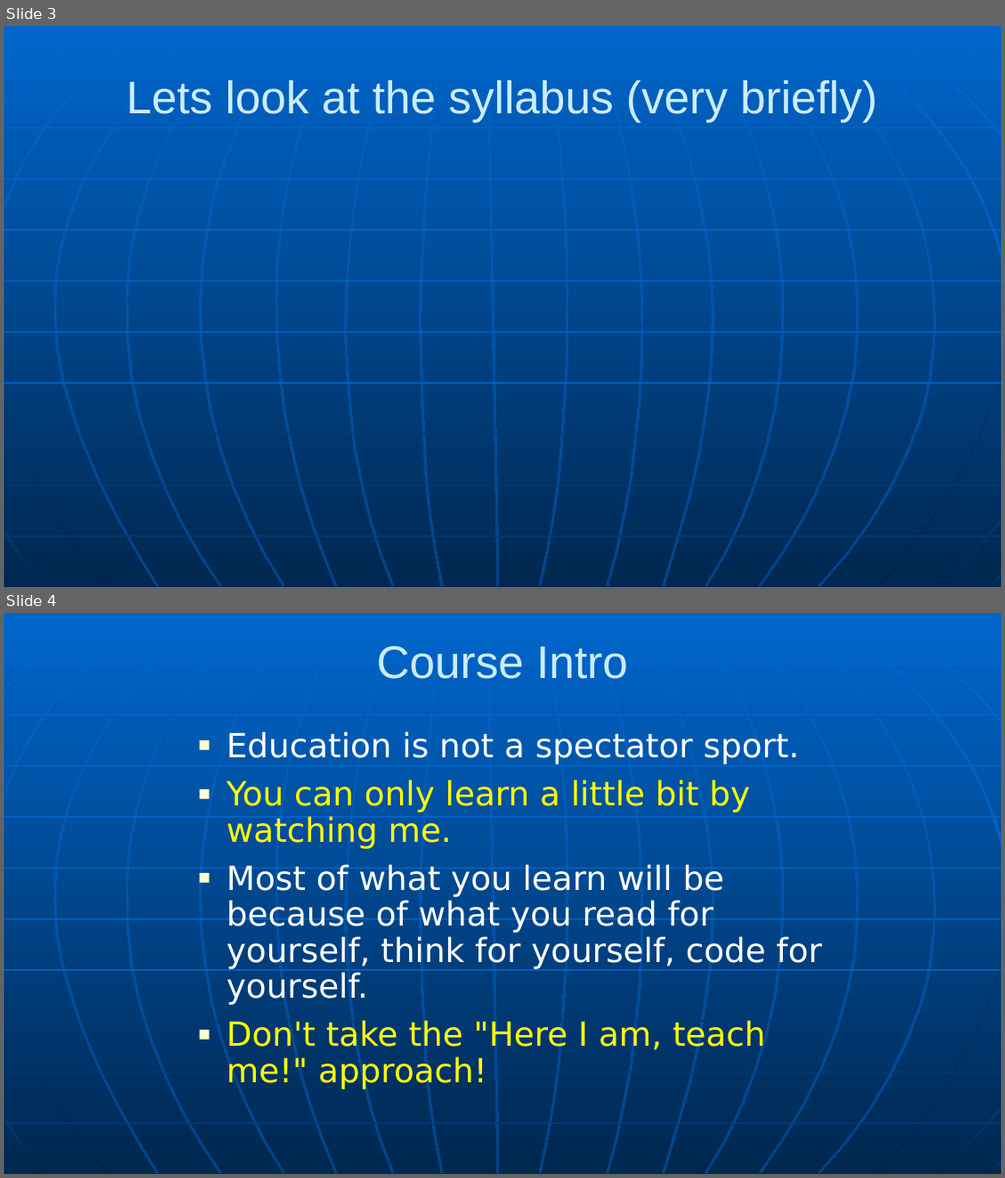
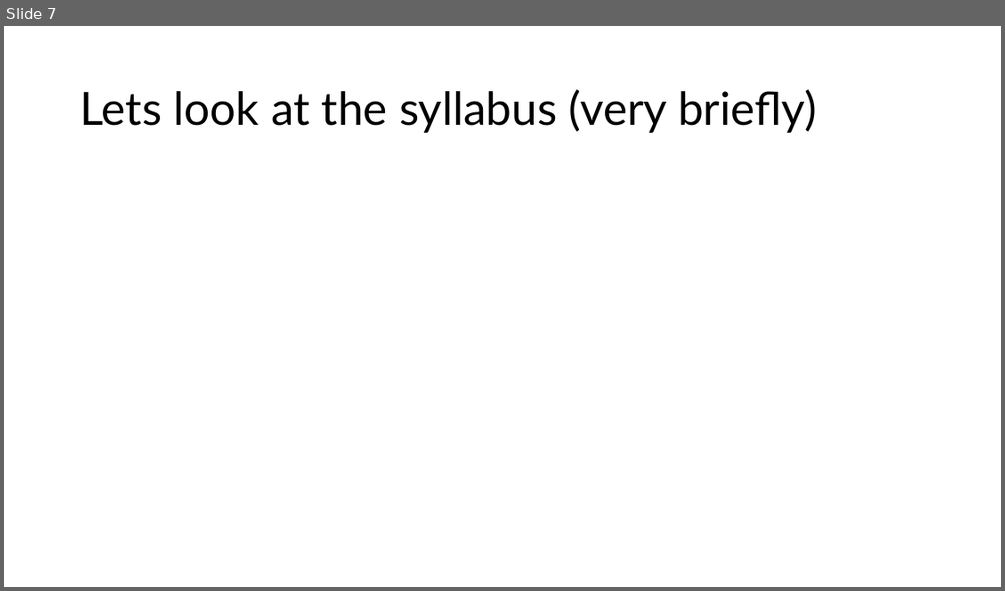
Before and after one commit to RHIT-CSSE/csse304, a slide deck: ClassMaterials/CourseIntro/CWA-intro.pptx. Shown one above the other, each under a label of ours: slides 3 and 4 before the commit, slide 7 after it. The pictures are 1005x1178 and 1005x591 pixels, drawn with LibreOffice and Linux fonts; fonts in the diff are those of the drawing. Boxes give left, top, right and bottom in pixels: in the first picture for what was removed or moved away, otherwise in the second. Text is boxed around its words. In the diff, an @@ line names an element or a change of style, - is before the commit and + after.

Commit message:
fixes for course intro

```diff
--- a/ClassMaterials/CourseIntro/CWA-intro.pptx
+++ b/ClassMaterials/CourseIntro/CWA-intro.pptx
@@ slide 4 removed at (x1=4, y1=613, x2=1001, y2=1174), background gradient #0066CC to #004488; not listed: 34 template elements that a slide beside it also shows @@
@@ title removed at (x1=377, y1=646, x2=628, y2=679) @@
-Course Intro
@@ text removed at (x1=226, y1=731, x2=822, y2=1089) @@
-■ Education is not a spectator sport.
-■ You can only learn a little bit by watching me.
-■ Most of what you learn will be because of what you read for yourself, think for yourself, code for yourself.
-■ Don't take the "Here I am, teach me!" approach!
@@ what was slide 3 is now slide 7 @@
@@ slide 7 changed as well @@
@@ background gradient #0066CC to #004488 to #FFFFFF @@
@@ title "Lets look at the syllabus ..." moved from (x1=126, y1=80, x2=877, y2=122) to (x1=80, y1=89, x2=817, y2=133) @@
@@ title "Lets look at the syllabus ..." at (x1=80, y1=89, x2=817, y2=133): font Arial to Lato, text colour #CCECFF to #000000; alignment centre to left; line spacing 1 to 0.9 @@
@@ group removed at (x1=4, y1=26, x2=1001, y2=587): 24 freeform shapes, 10 lines @@
```
Also in this commit, not shown: 7 other slides changed, 5 other slides removed, 2 other files.
